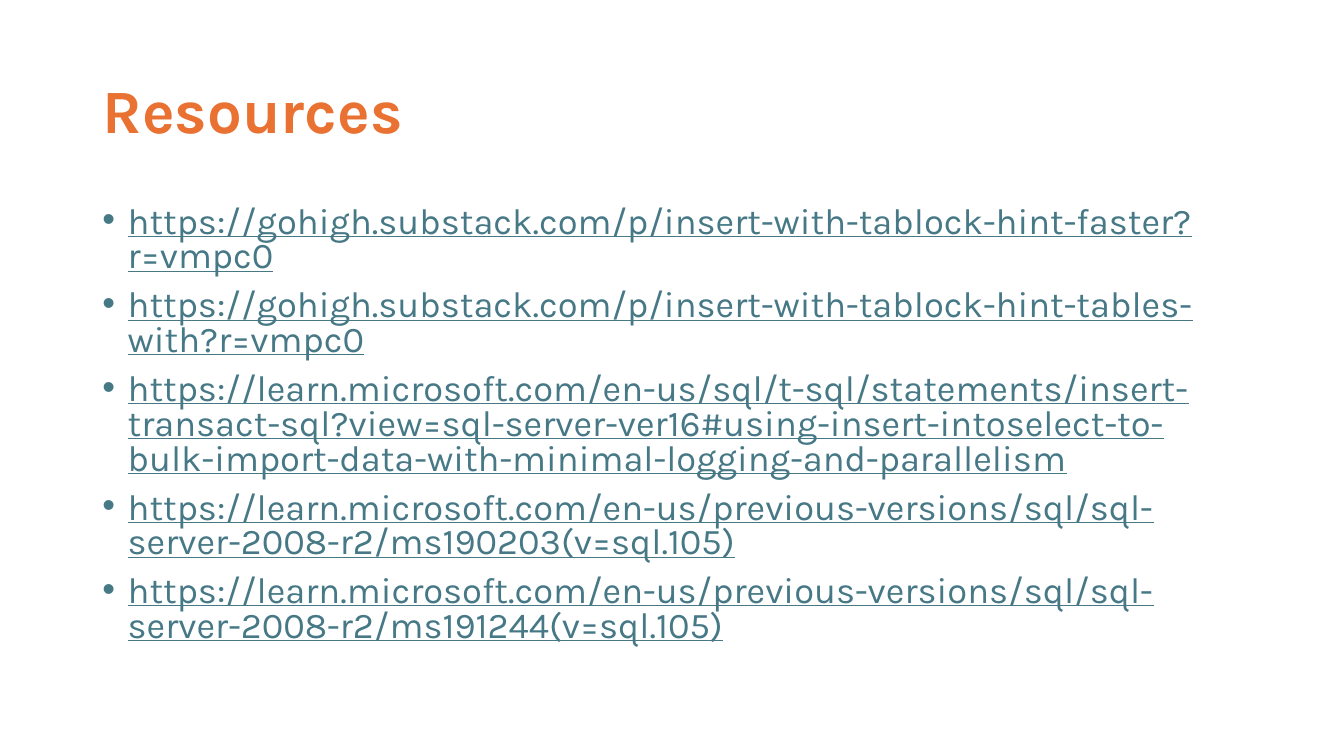
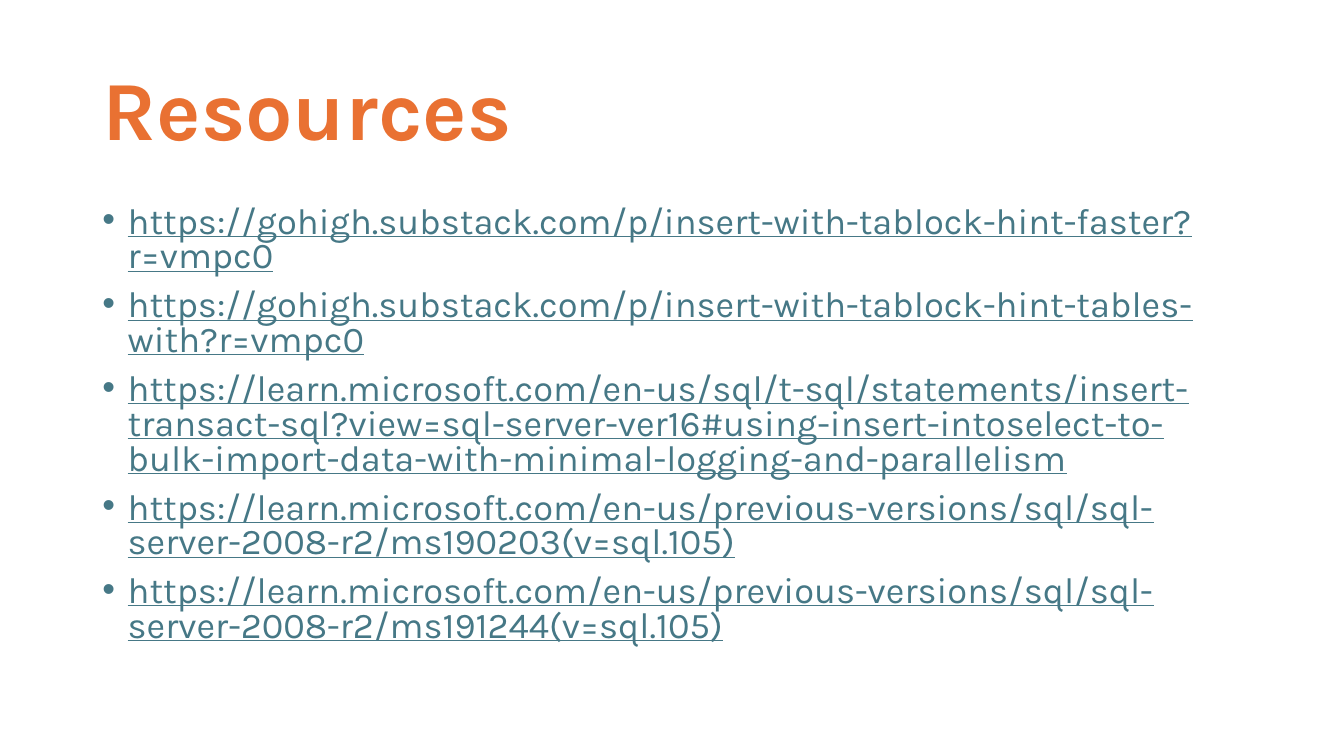
Before and after one commit to haripriyasb/TABLOCK, a slide deck: slide 11 of Load Data Faster.pptx (slide 10 before the commit). Drawn at 1344x756 pixels with LibreOffice and Linux fonts; fonts in the diff are those of the drawing. Boxes give left, top, right and bottom in pixels: in the first picture for what was removed or moved away, otherwise in the second. Text is boxed around its words. In the diff, an @@ line names an element or a change of style, - is before the commit and + after.

```diff
--- a/Load Data Faster.pptx
+++ b/Load Data Faster.pptx
@@ title "Resources" at [102,85,511,141]: size 44 to 60 pt @@
```
Also in this commit, not shown: 6 other slides changed, 3 slides added, 1 slide removed.
